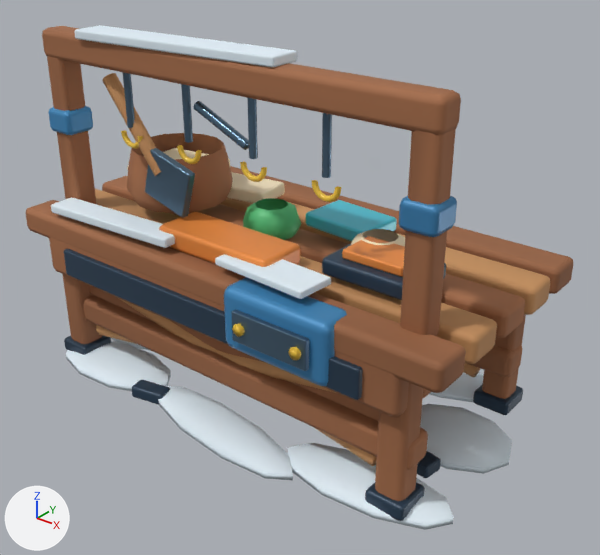
The glTF model HavenlineGodot/assets/stations_v2/service_counter.glb, before and after one commit.
The view is the same before and after, from a 50 mm camera at (3.06, -3.64, 3.06) aimed at (0.18, -0.04, 0.83). The axes (+X, +Y, +Z) are drawn at lower left. The lights are the same throughout. The first picture is the older version. Vertices at exactly the same position are counted once.

Names of what the first picture shows: 'service_counter'.
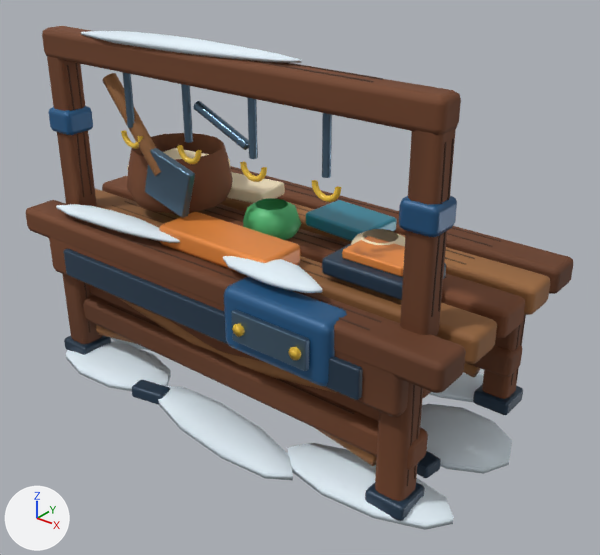
Where the change shows, as pixel boxes [x1, y1, x2, y2] in the pictures (600 x 555 px):
'service_counter', reshaped
    before: [26, 25, 573, 530]
    after: [26, 26, 573, 530]
part 1 of me_service_counter, rebuilt (23% shorter)
    before: [51, 197, 175, 248]
    after: [56, 204, 180, 243]
part 2 of me_service_counter, rebuilt (25% shorter)
    before: [74, 25, 298, 68]
    after: [81, 31, 301, 63]
part 3 of me_service_counter, rebuilt (15% narrower, 17% shorter)
    before: [215, 254, 331, 299]
    after: [223, 256, 322, 293]
part 4 of me_service_counter, added
    after: [67, 60, 526, 486]
part 5 of me_service_counter, recoloured (darker)
    both: [26, 26, 573, 501]

Diff of the bpy script that builds the scene:
```diff
--- a/HavenlineGodot/assets/stations_v2/service_counter.glb.py
+++ b/HavenlineGodot/assets/stations_v2/service_counter.glb.py
@@ me_service_counter @@
 # used by ob_service_counter; location = (0.0, 0.0, 0.0)
-me_service_counter.from_pydata(...)  # 3704 vertices, 6972 faces; spans x -1.6..1.6, y -0.88..0.88, z -0.04..2.28
+me_service_counter.from_pydata(...)  # 5497 vertices, 10192 faces; spans x -1.6..1.6, y -0.88..0.88, z -0.04..2.28
+# me_service_counter part 1: the loose piece of 56 vertices spanning x -1.29..-0.27, y -0.75..-0.53, z 1.11..1.19 is rebuilt with 86 vertices and now spans x -1.28..-0.21, y -0.73..-0.54, z 1.11..1.19
+# me_service_counter part 2: the loose piece of 56 vertices spanning x -1.01..0.45, y -0.62..-0.38, z 2.21..2.28 is rebuilt with 86 vertices and now spans x -1.0..0.54, y -0.6..-0.39, z 2.21..2.28
+# me_service_counter part 3: the loose piece of 56 vertices spanning x 0.11..0.77, y -0.74..-0.46, z 1.13..1.19 is rebuilt with 86 vertices and now spans x 0.12..0.8, y -0.72..-0.47, z 1.12..1.2
+# me_service_counter part 4: 1703 vertices added at x -1.23..1.39, y -0.71..0.7, z 0.22..2.23
+# me_service_counter part 5: 2944 kept faces spanning x -1.58..1.58, y -0.82..0.83, z 0.1..2.23 get new vertex colours
 me_service_counter.materials.append(mat_hl_snow)
```
